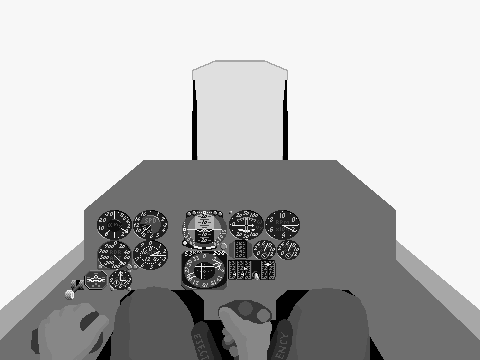
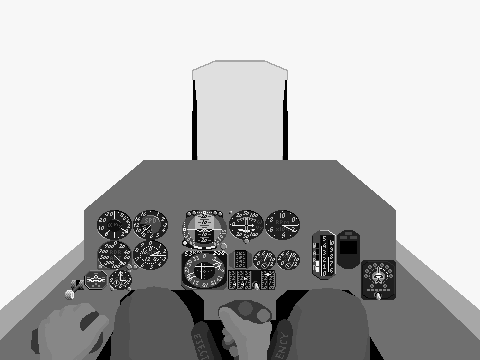
Layer changes from the first 480px x 360px image to the second:
painted on "Su27_Frgr" over [233, 243, 388, 300]
painted on "Su27_Bkgr" over [228, 230, 396, 300]
